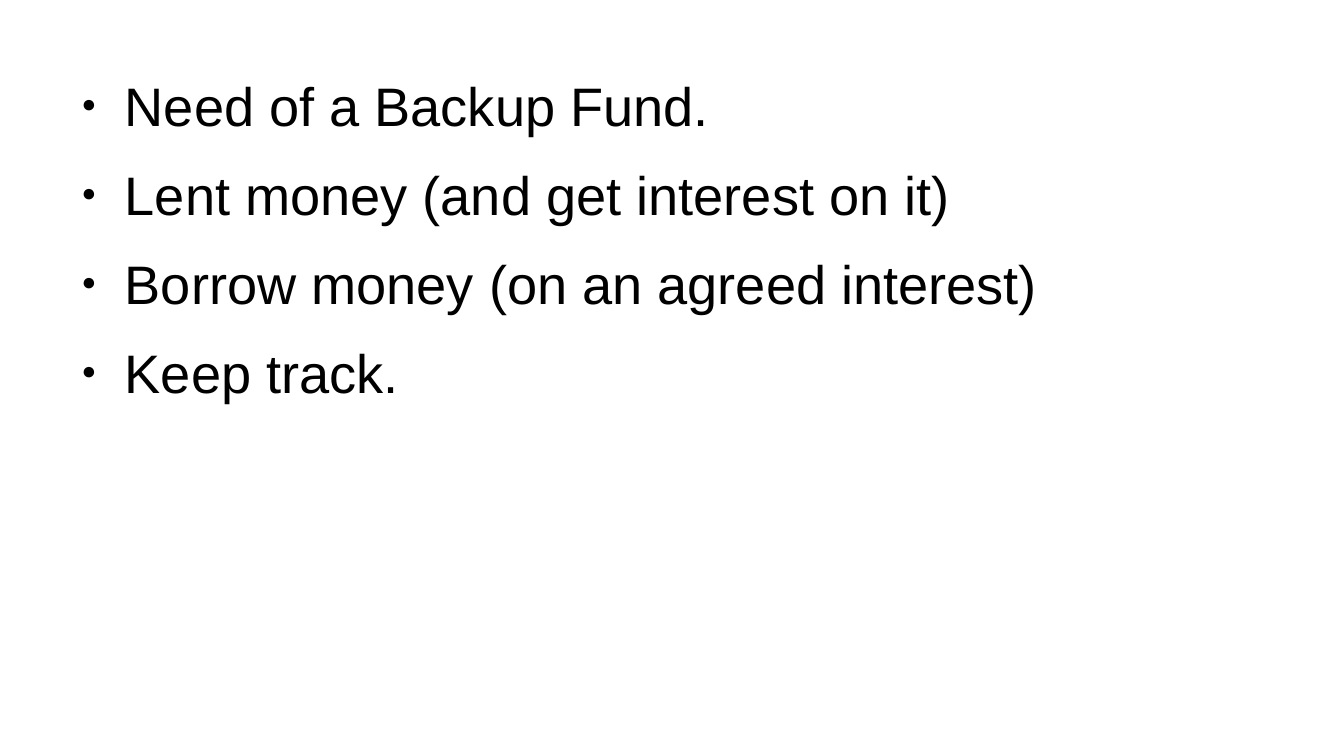
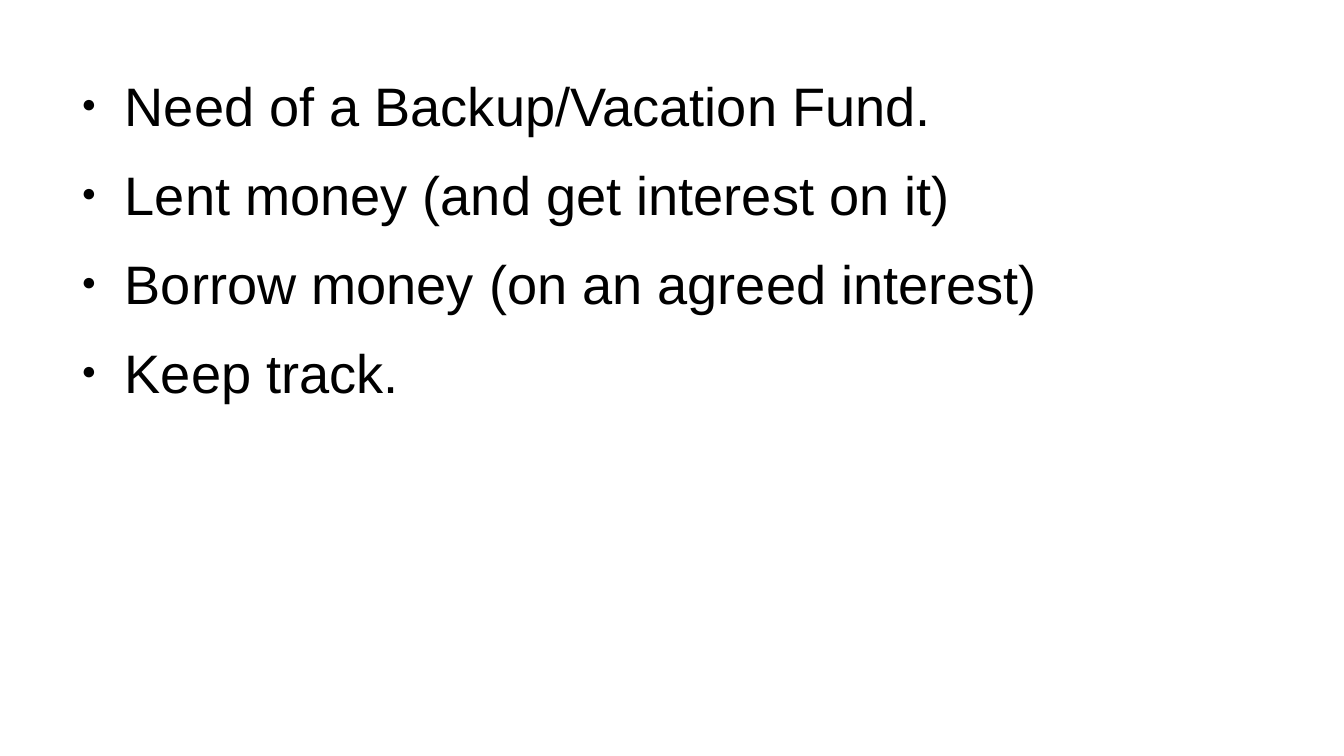
Before and after one commit to anshulv1401/SquadBudget, a slide deck: slide 3 of TheBankMVC/Docs/Untitled 1.odp (slide 2 before the commit). Drawn at 1344x756 pixels with LibreOffice and Linux fonts; fonts in the diff are those of the drawing. Boxes give left, top, right and bottom in pixels: in the first picture for what was removed or moved away, otherwise in the second. Text is boxed around its words. In the diff, an @@ line names an element or a change of style, - is before the commit and + after.

```diff
--- a/TheBankMVC/Docs/Untitled 1.odp
+++ b/TheBankMVC/Docs/Untitled 1.odp
@@ text at (x1=125, y1=86, x2=930, y2=135): text changed @@
-● Need of a Backup Fund.
+● Need of a Backup/Vacation Fund.
```
Also in this commit, not shown: 1 slide added, 7 other files.
